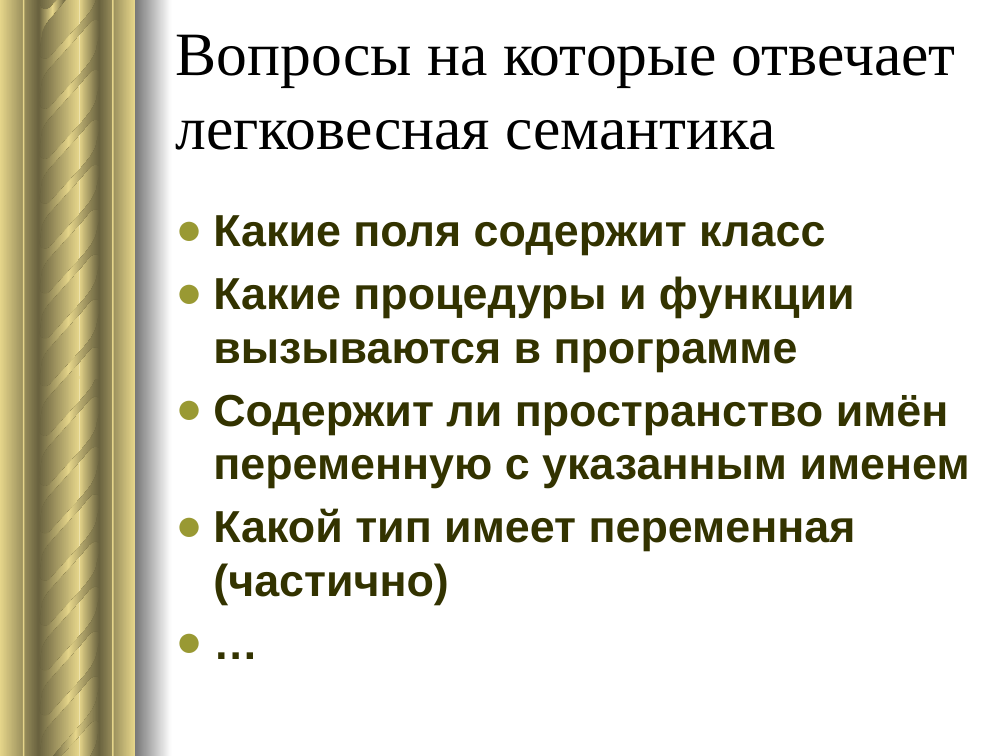
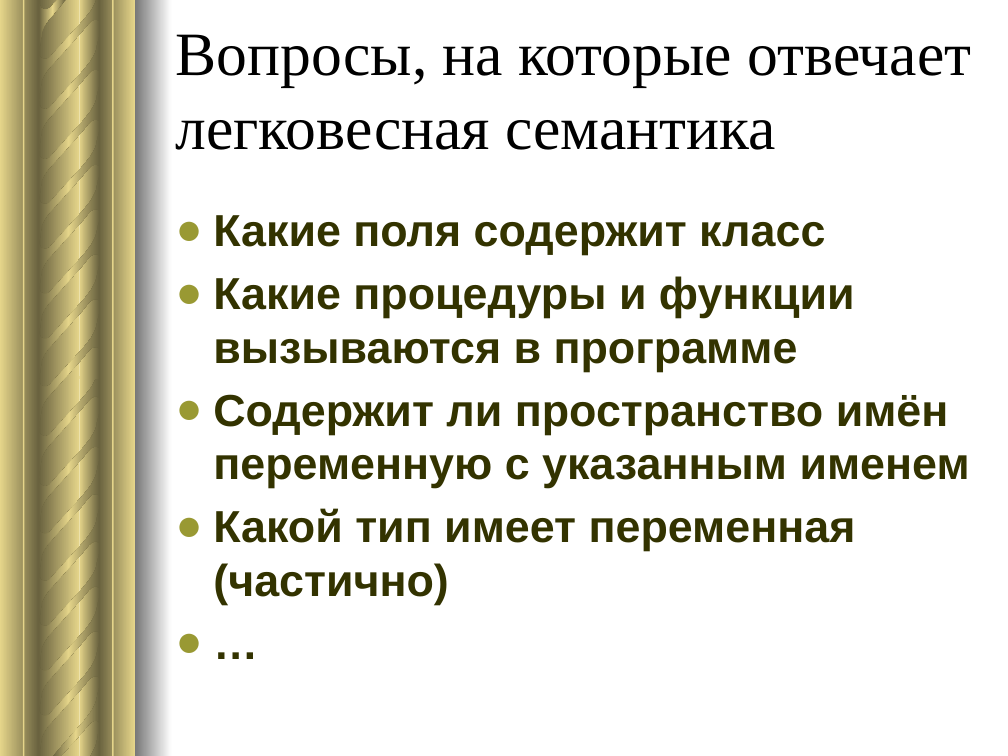
Before and after one commit to voloshinbogdan/LightSemantic, a slide deck: slide 5 of Presentation/НАКОПЛЕНИЕ ЛЕГКОВЕСНОЙ СЕМАНТИЧЕСКОЙ ИНФОРМАЦИИ ПО СИНТАКСИЧЕСКОМУ ДЕРЕВУ.pptx. Drawn at 1008x756 pixels with LibreOffice and Linux fonts; fonts in the diff are those of the drawing. Boxes give left, top, right and bottom in pixels: in the first picture for what was removed or moved away, otherwise in the second. Text is boxed around its words. In the diff, an @@ line names an element or a change of style, - is before the commit and + after.

```diff
--- a/Presentation/НАКОПЛЕНИЕ ЛЕГКОВЕСНОЙ СЕМАНТИЧЕСКОЙ ИНФОРМАЦИИ ПО СИНТАКСИЧЕСКОМУ ДЕРЕВУ.pptx
+++ b/Presentation/НАКОПЛЕНИЕ ЛЕГКОВЕСНОЙ СЕМАНТИЧЕСКОЙ ИНФОРМАЦИИ ПО СИНТАКСИЧЕСКОМУ ДЕРЕВУ.pptx
@@ title at [176, 34, 971, 150]: text changed @@
-Вопросы на которые отвечает легковесная семантика
+Вопросы, на которые отвечает легковесная семантика
```
Also in this commit, not shown: 4 other slides changed, 3 slides added, 2 other files.
